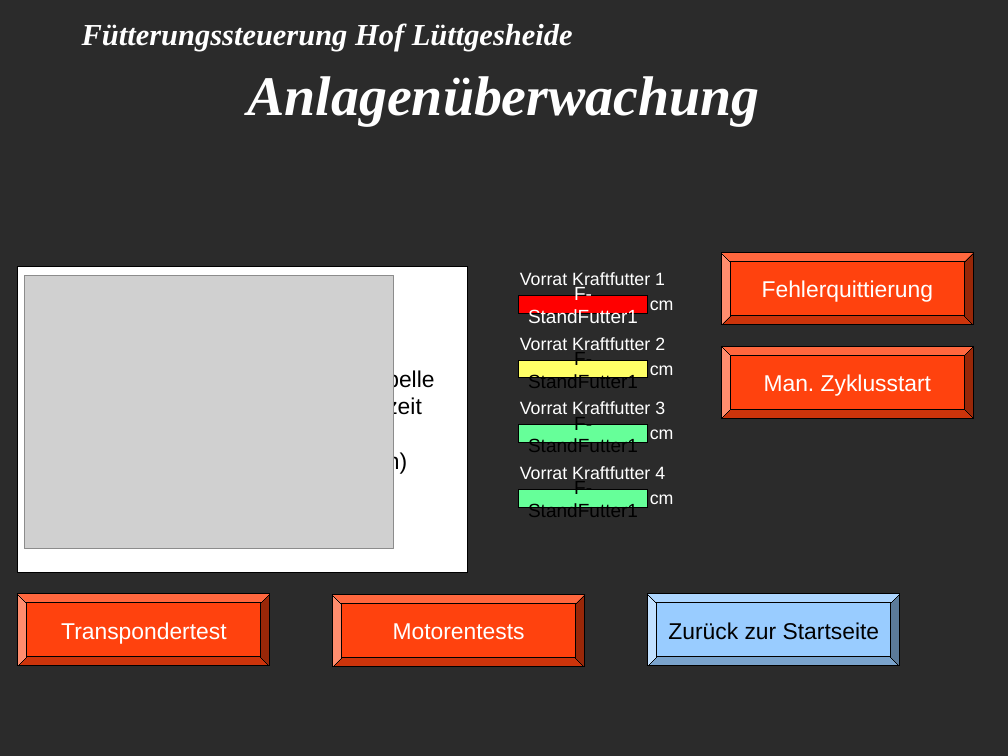
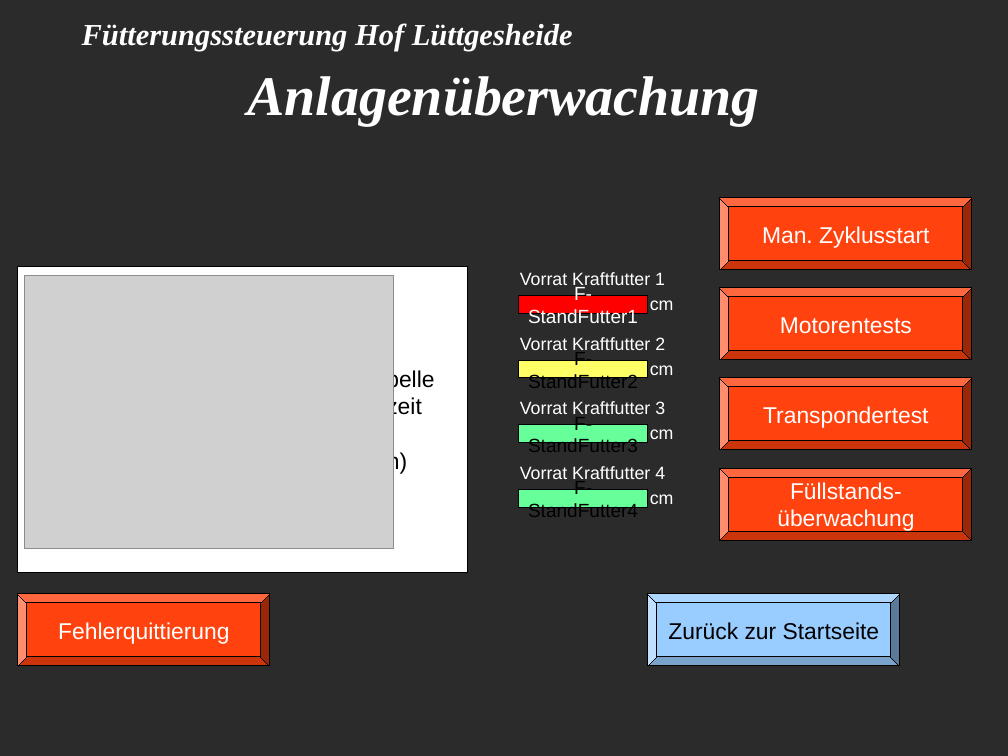
Before and after one commit to Kalle01/Pferde-Fuettterungssteuerung, a slide deck: slide 10 of allgemeine_Dokumente/Beschreibung.Menuestruktur.odp. Drawn at 1008x756 pixels with LibreOffice and Linux fonts; fonts in the diff are those of the drawing; grey boxes stand for pictures; background and template pictures are left out; a plain dark background stands for a picture behind light text. Boxes give left, top, right and bottom in pixels: in the first picture for what was removed or moved away, otherwise in the second. Text is boxed around its words. In the diff, an @@ line names an element or a change of style, - is before the commit and + after.

```diff
--- a/allgemeine_Dokumente/Beschreibung.Menuestruktur.odp
+++ b/allgemeine_Dokumente/Beschreibung.Menuestruktur.odp
@@ bevel "Man. Zyklusstart": place and size @@
-bevel "Man. Zyklusstart" at (722,347,974,419)
+bevel "Man. Zyklusstart" at (720,198,972,271)
@@ bevel "Motorentests": place and size @@
-bevel "Motorentests" at (333,595,585,667)
+bevel "Motorentests" at (720,288,972,360)
@@ text in rectangle at (528,352,638,388): text changed @@
-F-StandFutter1
+F-StandFutter2
@@ bevel "Transpondertest": place and size @@
-bevel "Transpondertest" at (18,595,271,667)
+bevel "Transpondertest" at (720,378,972,450)
@@ text in rectangle at (528,417,638,452): text changed @@
-F-StandFutter1
+F-StandFutter3
@@ bevel added at (720,468,972,541), fill #FF420E, outline #000000 0 pt, 18 pt, text #FFFFFF @@
+Füllstands-
+überwachung
@@ text in rectangle at (528,481,638,517): text changed @@
-F-StandFutter1
+F-StandFutter4
@@ bevel "Fehlerquittierung": place and size @@
-bevel "Fehlerquittierung" at (722,252,974,325)
+bevel "Fehlerquittierung" at (18,595,271,667)
```
Also in this commit, not shown: 11 other slides changed, 1 slide added, 1 slide removed.
